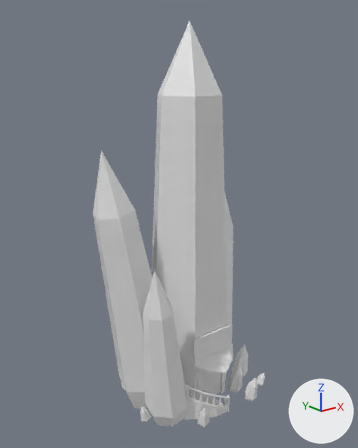
The glTF model src/art/assets/hotel.glb as it was, and as the next commit left it.
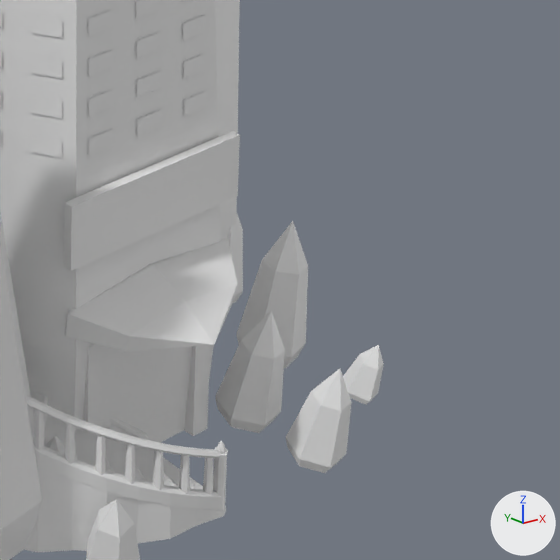
There are two pictures of each version: one whole from a 50 mm camera at (-22.92, -26.96, 24.93) aimed at (-0.49, 1.08, 13.72), one close up on the part from 50% to 85% of the width and 66% to 94% of the height. The lights are fixed; the arrows at lower right show +X, +Y and +Z. The older version's two pictures come first.

The first close-up shows 'stair-baluster', 'stair-rail', 'stair-stringer', 'stair-tread', 'tower-crystals', 'tower-door-jamb', 'tower-main', 'tower-porch', 'tower-signboard', 'tower-spire-b', 'tower-spire-c', 'tower-windows' and 1 more.
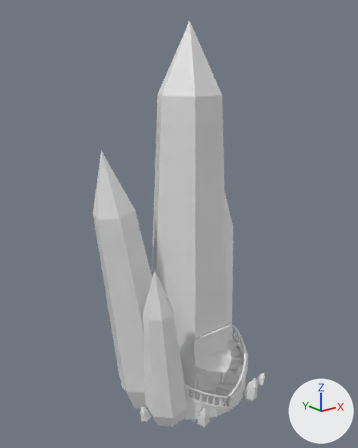
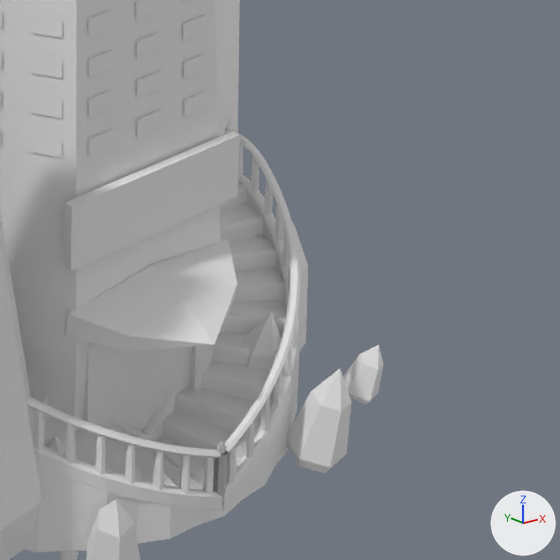
Boxes (x1, y1, x2, y2) around the edits, measured in the close-ups (560 x 560 px):
'stair-left-tread', added: after (154, 182, 287, 486)
'stair-left-stringer', added: after (150, 174, 300, 516)
'stair-left-rail', added: after (142, 131, 300, 452)
'stair-left-baluster', added: after (226, 144, 299, 483)
'stair-left-newel', added: after (213, 120, 237, 510)
'chandelier-drop', added (mostly hidden): after (59, 550, 78, 560)

Diff of the bpy script that builds the scene:
```diff
--- a/src/art/assets/hotel.glb.py
+++ b/src/art/assets/hotel.glb.py
@@ me_stair_left_tread @@
+me_stair_left_tread.from_pydata(...)  # 160 vertices, 316 faces; spans x 0.0..4.2, y -4.2..0.0, z 0.0..3.2
@@ me_stair_left_stringer @@
+me_stair_left_stringer.from_pydata(...)  # 320 vertices, 632 faces; spans x 0.0..4.4, y -4.41..0.0, z 0.0..3.3
@@ me_stair_left_rail @@
+me_stair_left_rail.from_pydata(...)  # 366 vertices, 724 faces; spans x 0.0..4.36, y -4.36..0.0, z 0.39..4.12
@@ me_stair_left_newel @@
+me_stair_left_newel.from_pydata(...)  # 90 vertices, 164 faces; spans x -0.12..4.4, y -4.4..0.12, z 0.0..4.34
@@ me_stair_left_baluster @@
+me_stair_left_baluster.from_pydata(...)  # 260 vertices, 468 faces; spans x 0.19..4.35, y -4.35..-0.19, z 0.51..4.01
@@ me_chandelier_drop @@
+me_chandelier_drop.from_pydata(...)  # 408 vertices, 768 faces; spans x -1.02..1.05, y -1.08..0.96, z -3.0..-1.0
@@ ob_stair_left_tread @@
+ob_stair_left_tread = bpy.data.objects.new('stair-left-tread', me_stair_left_tread)
+ob_stair_left_tread.location = (0.0, 0.0, 0.0)
@@ ob_stair_left_stringer @@
+ob_stair_left_stringer = bpy.data.objects.new('stair-left-stringer', me_stair_left_stringer)
+ob_stair_left_stringer.location = (0.0, 0.0, 0.0)
@@ ob_stair_left_rail @@
+ob_stair_left_rail = bpy.data.objects.new('stair-left-rail', me_stair_left_rail)
+ob_stair_left_rail.location = (0.0, 0.0, 0.0)
@@ ob_stair_left_newel @@
+ob_stair_left_newel = bpy.data.objects.new('stair-left-newel', me_stair_left_newel)
+ob_stair_left_newel.location = (0.0, 0.0, 0.0)
@@ ob_stair_left_baluster @@
+ob_stair_left_baluster = bpy.data.objects.new('stair-left-baluster', me_stair_left_baluster)
+ob_stair_left_baluster.location = (0.0, 0.0, 0.0)
@@ ob_chandelier_drop @@
+ob_chandelier_drop = bpy.data.objects.new('chandelier-drop', me_chandelier_drop)
+ob_chandelier_drop.location = (0.0, 0.0, 0.0)
```
